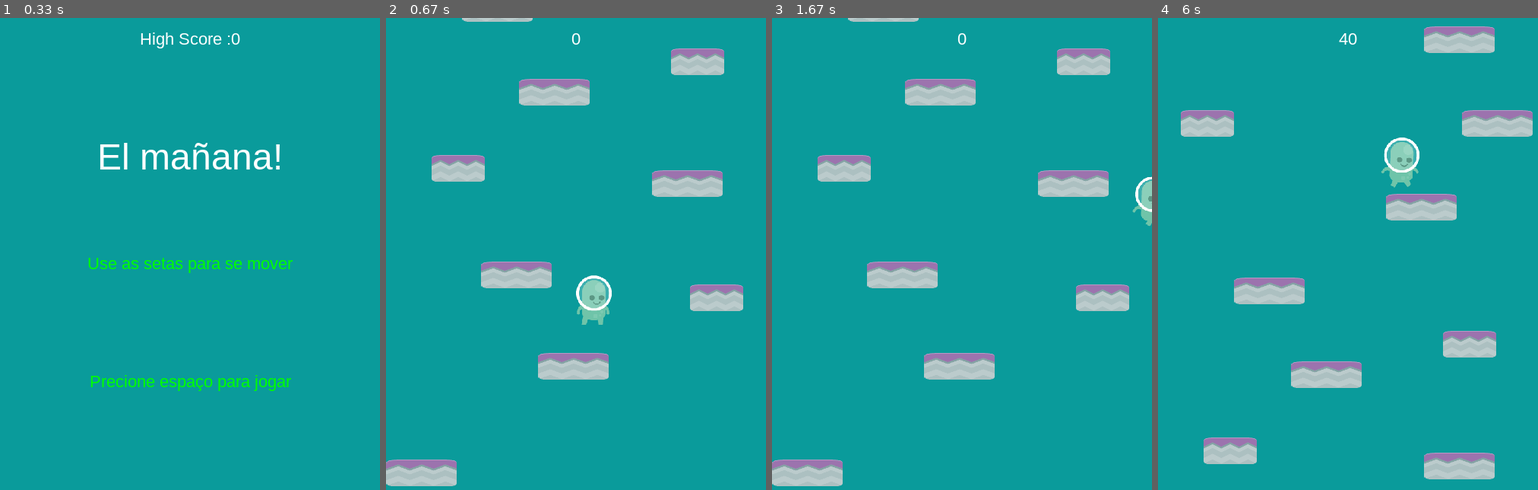
Above: before the commit, frames 1-4 (left to right).
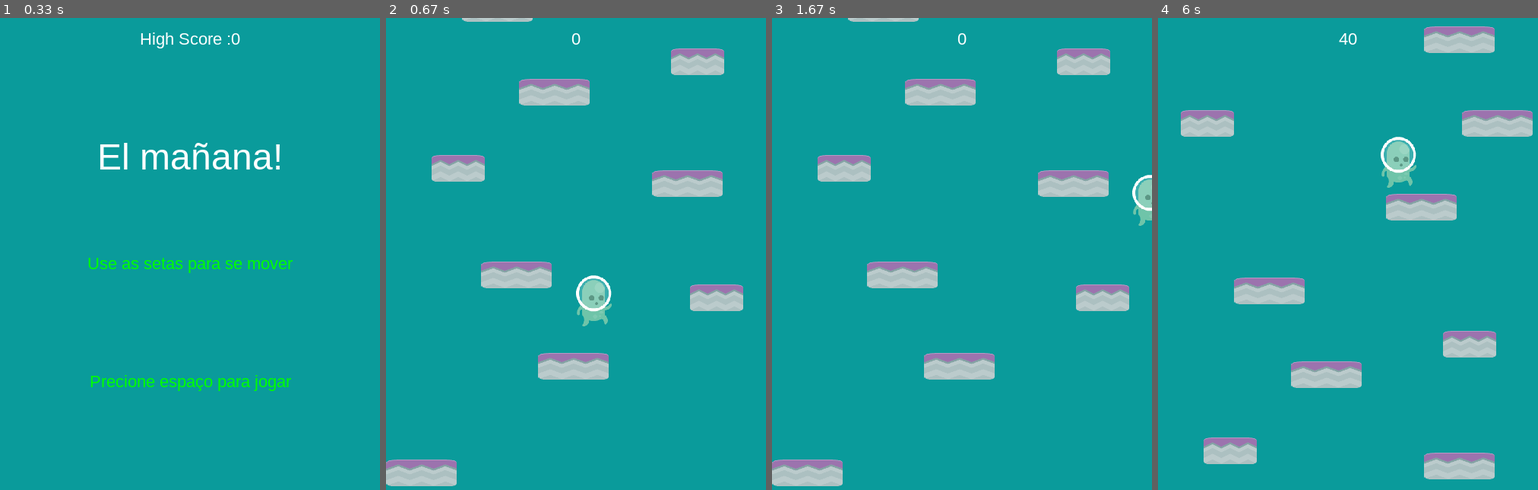
Above: after the commit, the same moments.

Repository: RodrigoMBarros/PyGame_2020.1
Game: pygame game, started from inicio_projeto/game_main.py
Same seed, same stepped clock (60 frames per second), same inputs: the game is played once before the commit and once after it.
Inputs:
- Up to frame 1 (0.33 s): no input
- Up to frame 2 (0.67 s): tap Space at 0.33 s
- Up to frame 3 (1.67 s): hold Right 0.67-1.13 s; tap Space at 0.73, 1.03, 1.23, 1.53 s; hold Right 1.17-1.63 s
- Up to frame 4 (6 s): hold Left 1.67-2.2 s; tap Space at 1.73, 2.03, 2.3, 2.6, 2.73, 3.03, 3.4, 3.7, 3.9, 4.2, 4.4, 4.7, 4.9, 5.2, 5.47, 5.77, 5.9 s; hold Left 2.23-2.63 s; hold Right 2.67-3.3 s; hold Left 3.33-3.8 s; hold Right 3.83-4.3 s; hold Right 4.33-4.8 s; hold Left 4.83-5.37 s; hold Left 5.4-5.8 s; hold Right from 5.83 s (still down)

Frame 1 is identical in both runs. In frame 2, 0.1% of the frame differs, in the area x 50-60%, y 54-66%; in frame 3, 0.2%; in frame 4, 0.5%, in the area x 58-69%, y 25-36%.

Commit message:
Colocando animação

Diff:
--- a/inicio_projeto/game_main.py
+++ b/inicio_projeto/game_main.py
@@ -205,11 +205,11 @@
             #else:
                 self.jupping = False
 
-            #if self.jumpping:
-             #   if agora - self.last_update > 200:
-              #      self.last_update = agora
-               #     self.current_frame = (self.current_frame + 1) % len(self.walk_r)
-                #    self.image = self.jump
+            if self.Vy != 0:
+               if agora - self.last_update > 200:
+                    self.last_update = agora
+                    self.current_frame = (self.current_frame + 1) % len(self.walk_r)
+                    self.image = self.jump
 
 
 
@@ -268,8 +268,6 @@
         self.load_data()
 
         self.jogador = Famoso(self.spritesheet)
-        #self.plat_reg = Notas_regulares(self.spritesheet_p)
-        #self.plat_alet = Notas_aleatorias(self.spritesheet_p)
 
         # self.backgrond = pg.image.load("imagem.fundo.png").convert()
         pg.display.set_caption(NOME)
